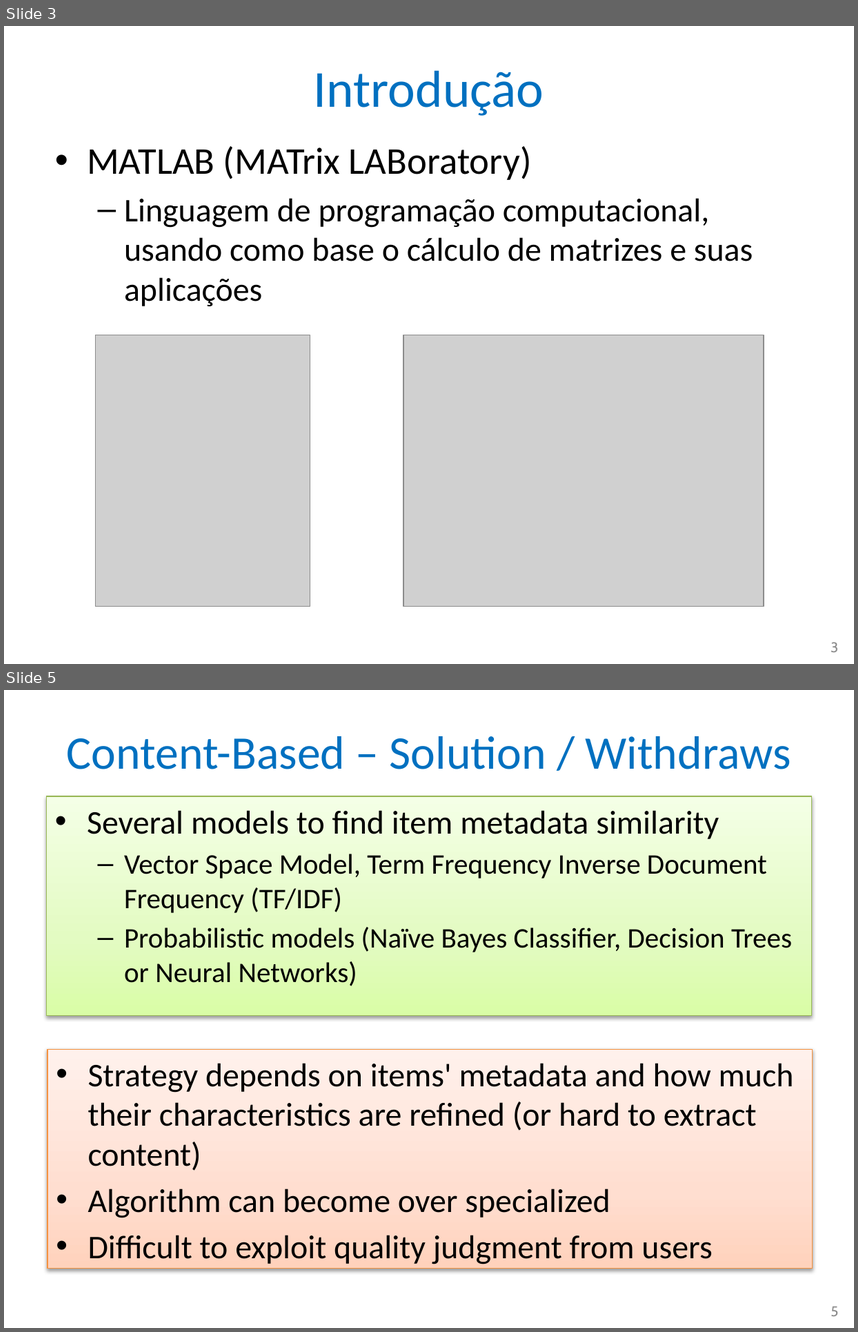
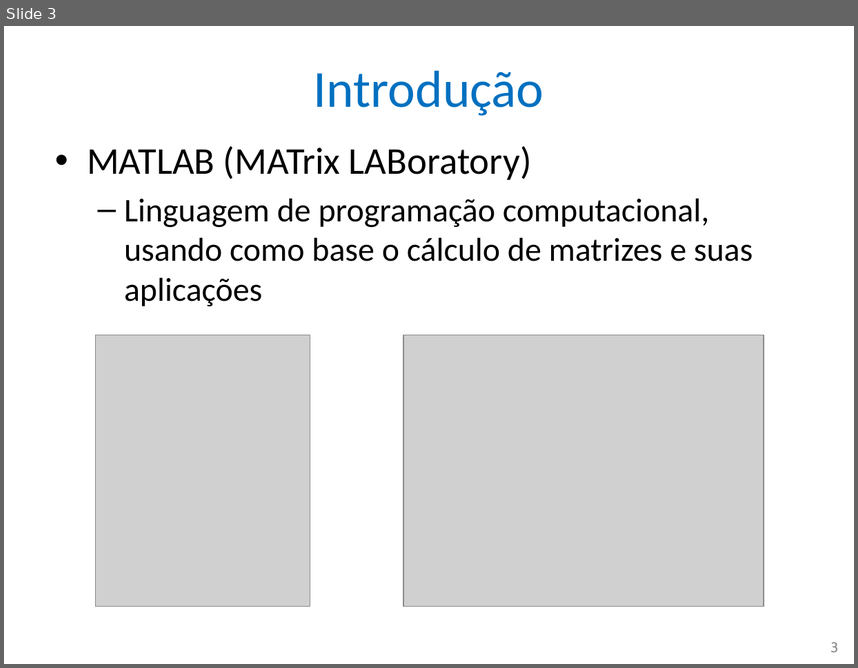
Before and after one commit to nascimentolwtn/INPE-CAP-385_DesenvolvimentoFrameworks, a slide deck: CAP385-00-Presentations/01-MATLAB xUnit Test Framework.pptx. Shown one above the other, each under a label of ours: slides 3 and 5 before the commit, slide 3 after it; the slides between them are not shown. The pictures are 858x1332 and 858x668 pixels, drawn with LibreOffice and Linux fonts; fonts in the diff are those of the drawing; grey boxes stand for pictures. Boxes give left, top, right and bottom in pixels: in the first picture for what was removed or moved away, otherwise in the second. Text is boxed around its words. In the diff, an @@ line names an element or a change of style, - is before the commit and + after.

```diff
--- a/CAP385-00-Presentations/01-MATLAB xUnit Test Framework.pptx
+++ b/CAP385-00-Presentations/01-MATLAB xUnit Test Framework.pptx
@@ slide 5 removed at [4,690,854,1328], background #FFFFFF @@
@@ title removed at [67,736,791,769] @@
-Content-Based – Solution / Withdraws
@@ text removed at [47,796,811,1016] @@
-• Several models to find item metadata similarity
-  – Vector Space Model, Term Frequency Inverse Document Frequency (TF/IDF)
-  – Probabilistic models (Naïve Bayes Classifier, Decision Trees or Neural Networks)
@@ rectangle removed at [47,1049,813,1268] @@
-• Strategy depends on items' metadata and how much their characteristics are refined (or hard to extract content)
-• Algorithm can become over specialized
-• Difficult to exploit quality judgment from users
@@ page number removed at [831,1305,838,1316] @@
-5
```
Also in this commit, not shown: 6 slides added, 2 other slides removed.
